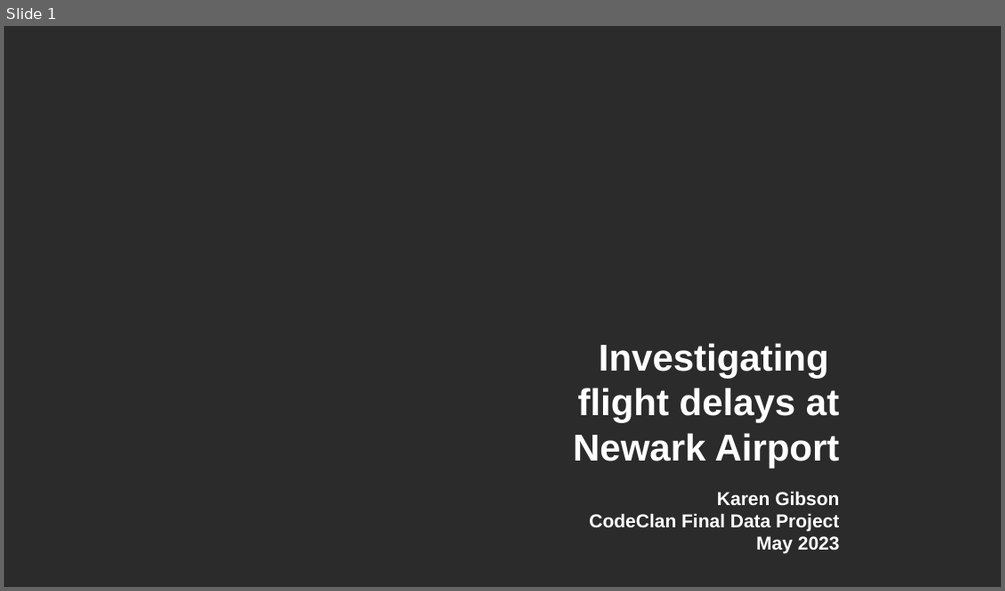
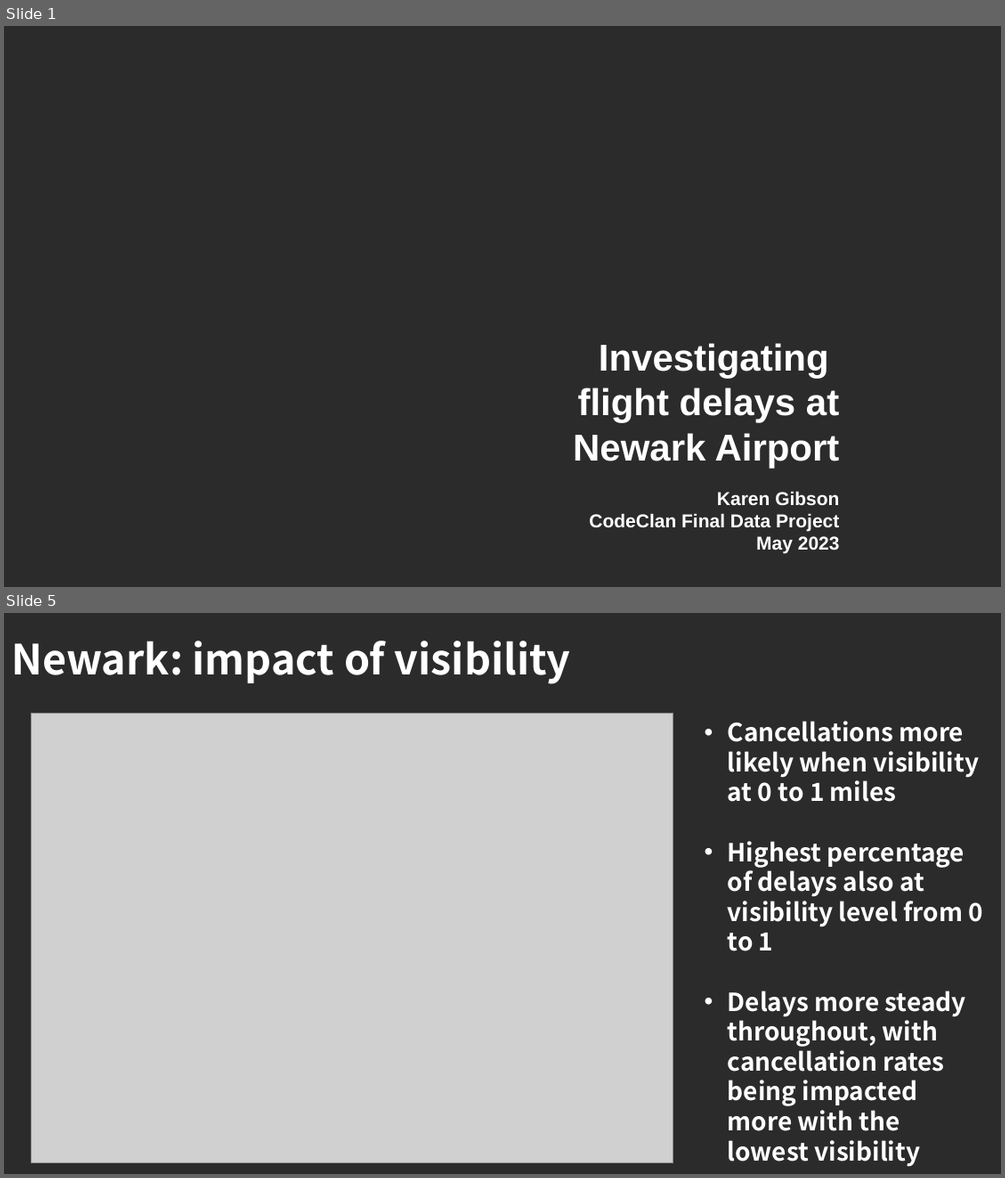
Before and after one commit to karenbgibson/final_project_flight_delays, a slide deck: investigating_flight_delays_newark.pptx. Shown one above the other, each under a label of ours: slide 1 before the commit, slides 1 and 5 after it; the slides between them are not shown. The pictures are 1005x591 and 1005x1178 pixels, drawn with LibreOffice and Linux fonts; fonts in the diff are those of the drawing; grey boxes stand for pictures; background and template pictures are left out; a plain dark background stands for a picture behind light text. Boxes give left, top, right and bottom in pixels: in the first picture for what was removed or moved away, otherwise in the second. Text is boxed around its words. In the diff, an @@ line names an element or a change of style, - is before the commit and + after.

```diff
--- a/investigating_flight_delays_newark.pptx
+++ b/investigating_flight_delays_newark.pptx
@@ slide 5 added at <box>4,613,1001,1174</box>, background picture (left out) @@
@@ title added at <box>11,641,571,684</box>, 40 pt, text #FFFFFF, bold @@
+Newark: impact of visibility
@@ picture added at <box>32,714,673,1163</box> @@
@@ text added at <box>728,721,983,1167</box>, 24 pt, text #FFFFFF, bold @@
+• Cancellations more likely when visibility at 0 to 1 miles
+• Highest percentage of delays also at visibility level from 0 to 1
+• Delays more steady throughout, with cancellation rates being impacted more with the lowest visibility
```
Also in this commit, not shown: 6 slides changed, 4 other slides added, 1 slide removed, 23 other files.
